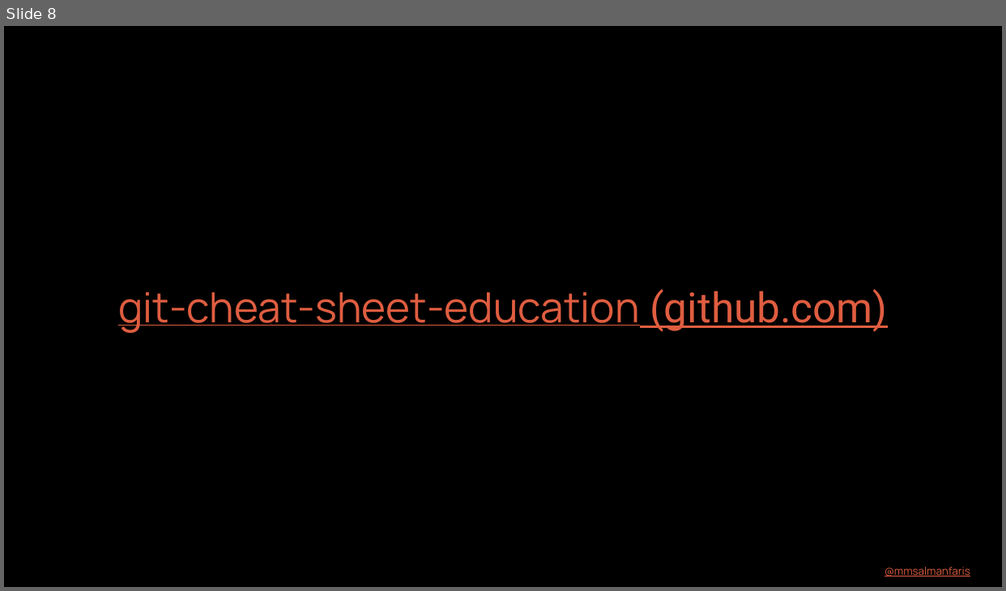
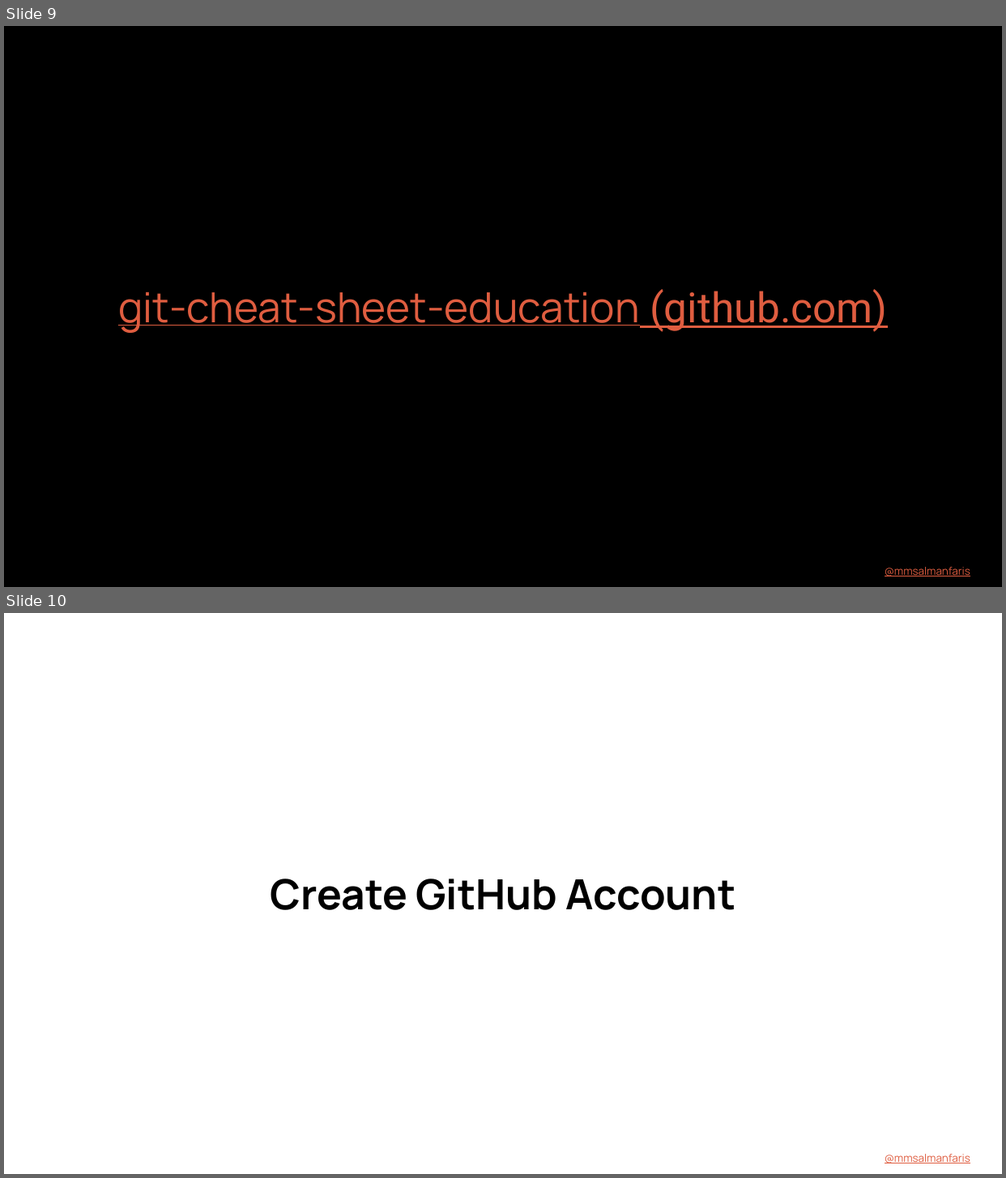
Before and after one commit to mmsalmanfaris/MLSA-Event-Documents, a slide deck: Git & Github.pptx. Shown one above the other, each under a label of ours: slide 8 before the commit, slides 9 and 10 after it. The pictures are 1006x591 and 1006x1178 pixels, drawn with LibreOffice and Linux fonts; fonts in the diff are those of the drawing. Boxes give left, top, right and bottom in pixels: in the first picture for what was removed or moved away, otherwise in the second. Text is boxed around its words. In the diff, an @@ line names an element or a change of style, - is before the commit and + after.

```diff
--- a/Git & Github.pptx
+++ b/Git & Github.pptx
@@ slide 10 added at (x1=4, y1=613, x2=1002, y2=1174), background #000000 @@
@@ rectangle added at (x1=4, y1=613, x2=1002, y2=1174), fill #FFFFFF, outline #1E4147 1 pt @@
@@ text added at (x1=270, y1=879, x2=735, y2=910), 40 pt, text #000000, bold @@
+Create GitHub Account
@@ text added at (x1=884, y1=1154, x2=970, y2=1164), 10.5 pt, text #DF5D40, underline @@
+@mmsalmanfaris
@@ what was slide 8 is now slide 9 @@
```
Also in this commit, not shown: 1 slide changed, 3 other slides added, 1 other file.
